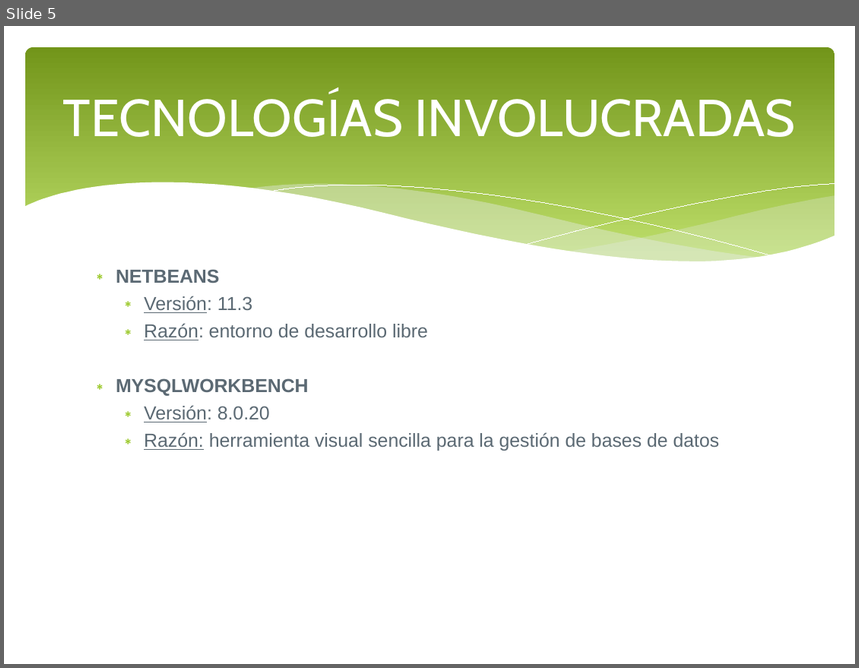
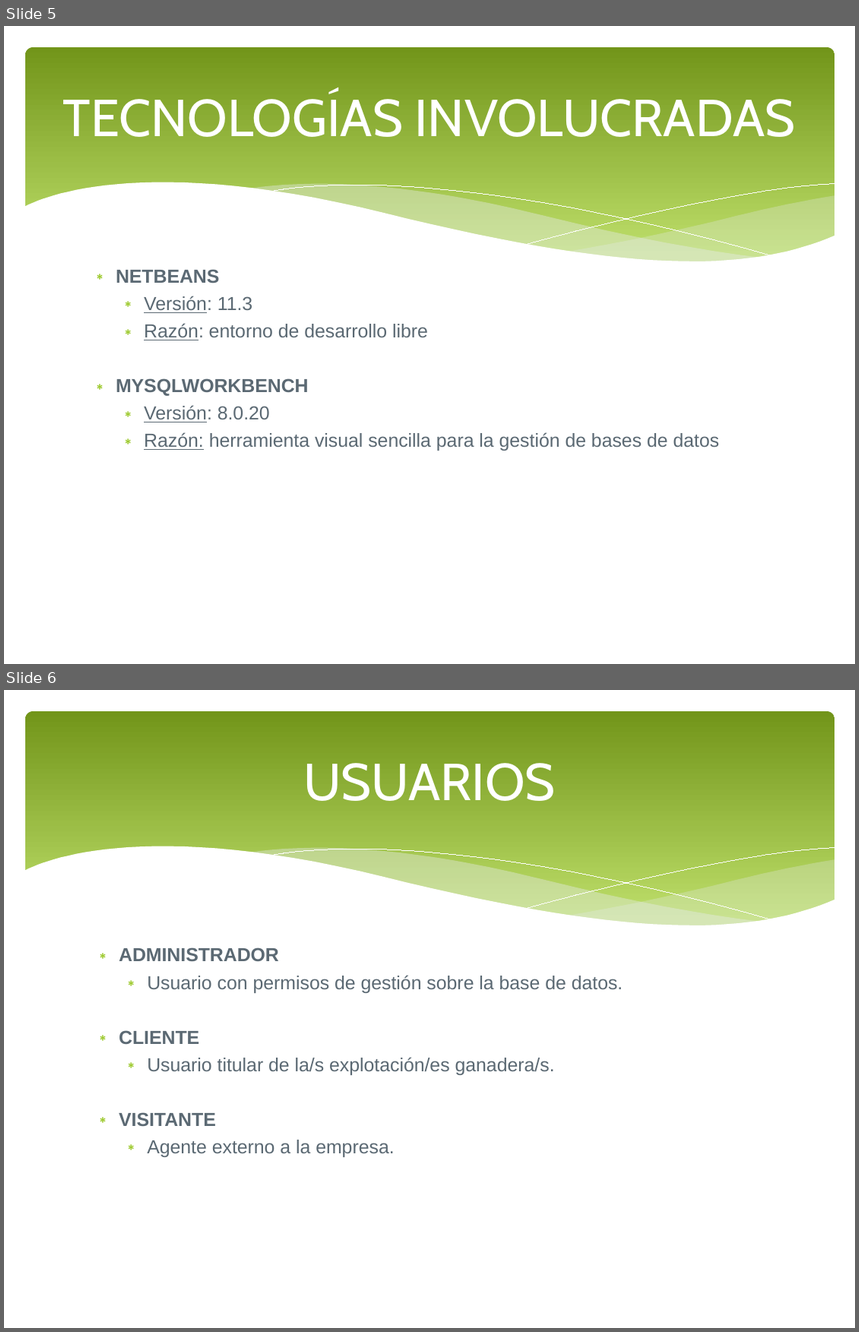
Before and after one commit to MarcosAcedo/agexbo, a slide deck: Documentacion/PresentacionMarcosAM.ppt. Shown one above the other, each under a label of ours: slide 5 before the commit, slides 5 and 6 after it. The pictures are 859x668 and 859x1332 pixels, drawn with LibreOffice and Linux fonts; fonts in the diff are those of the drawing. Boxes give left, top, right and bottom in pixels: in the first picture for what was removed or moved away, otherwise in the second. Text is boxed around its words. In the diff, an @@ line names an element or a change of style, - is before the commit and + after.

```diff
--- a/Documentacion/PresentacionMarcosAM.ppt
+++ b/Documentacion/PresentacionMarcosAM.ppt
@@ slide 6 added at (4, 690, 855, 1328), background #FFFFFF; not listed: 6 template elements that a slide beside it also shows @@
@@ title added at (303, 763, 555, 801), 44 pt, text #FFFFFF @@
+USUARIOS
@@ text added at (119, 948, 623, 1157), 16 pt, text #5B6973 @@
+∗ ADMINISTRADOR
+  ∗ Usuario con permisos de gestión sobre la base de datos.
+∗ CLIENTE
+  ∗ Usuario titular de la/s explotación/es ganadera/s.
+∗ VISITANTE
+  ∗ Agente externo a la empresa.
```
Also in this commit, not shown: 5 other slides changed, 1 other slide added, 1 slide removed.
